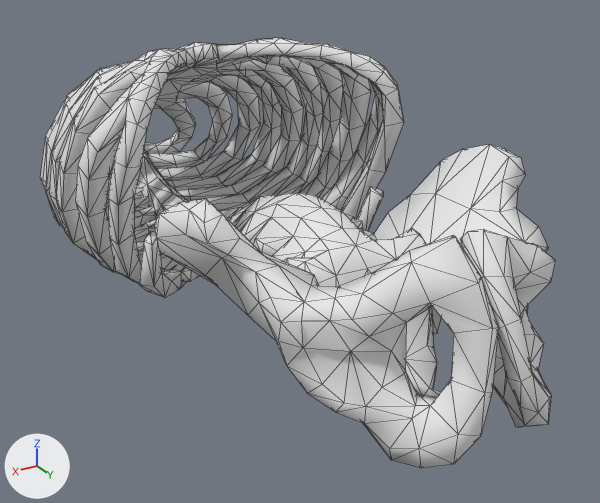
The glTF model apps/world-studio/public/kits/underwater-v1/parts/vanilla_clutter_bones_humanribcagefull-2574cdfe.glb, before and after one commit.
Both versions are drawn from a 50 mm camera at (0.392, 0.815, 0.292) aimed at (-0.053, 0.072, -0.08). The axes (+X, +Y, +Z) are drawn at lower left. The lights are the same throughout. The older version comes first. Mesh edges are drawn as thin lines. Objects named as collision shapes, trigger or cutter boxes, shadow casters or lower levels of detail are left out. Where no turn or scale is listed for an object, it has been applied to the vertices.

In view in the first picture: 'es|RibcagePelvis:0'.
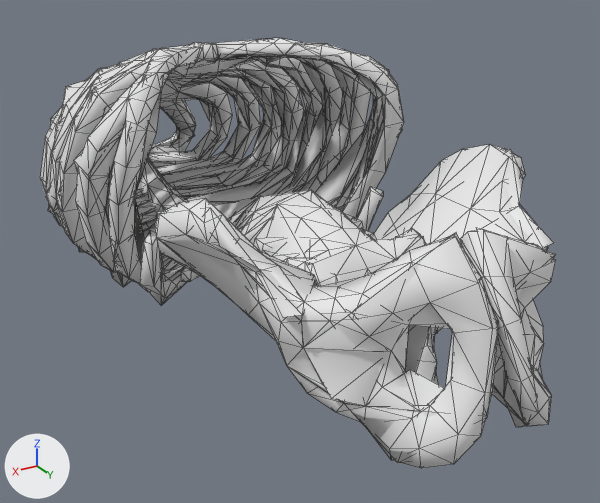
What differs and where, as boxes (x1, y1, x2, y2) in the pictures (600 x 503 px):
'es|RibcagePelvis:0__lod1', added: after (45, 40, 556, 463)

The change, as a list of edits to the scene's bpy script:
```text
Add me_mesh_1:
    me_mesh_1.from_pydata(...)  # 890 vertices, 1132 faces; spans x -0.186..0.187, y -0.461..0.459, z -0.135..0.146
    me_mesh_1.materials.append(mat_ribcagepelvis_0_mat)  # its picture is missing
Add ob_es_ribcagepelvis_0__lod1:
    ob_es_ribcagepelvis_0__lod1 = bpy.data.objects.new('es|RibcagePelvis:0__lod1', me_mesh_1)
    ob_es_ribcagepelvis_0__lod1.location = (0.0, 0.0, 0.0)
```
